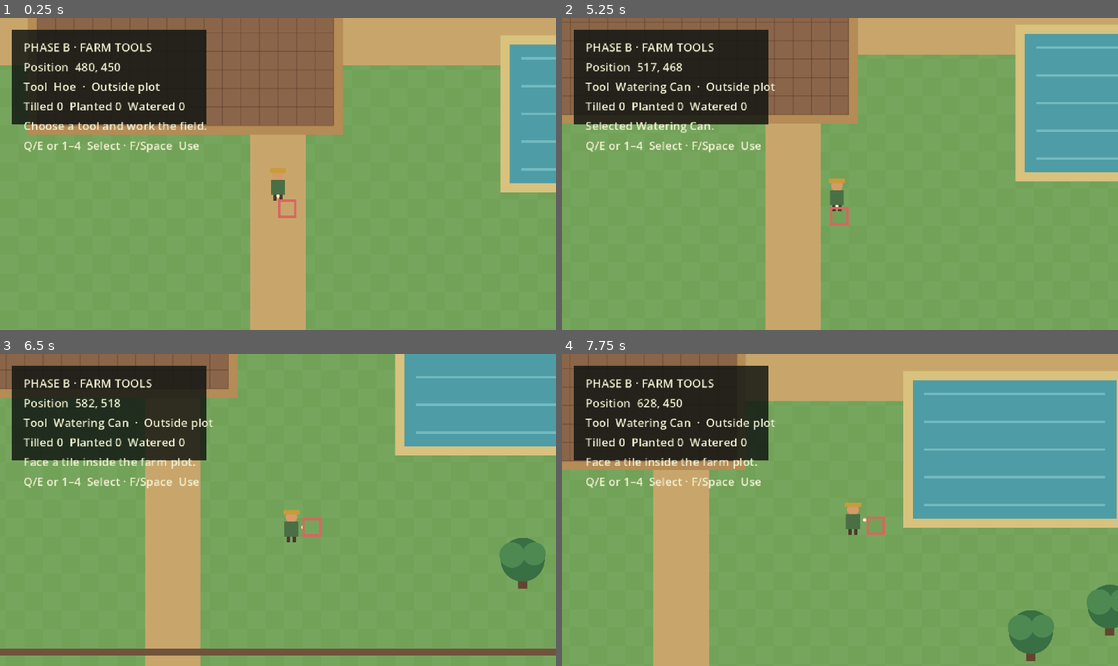
Above: before the commit, frames 1-4 (two rows, left to right).
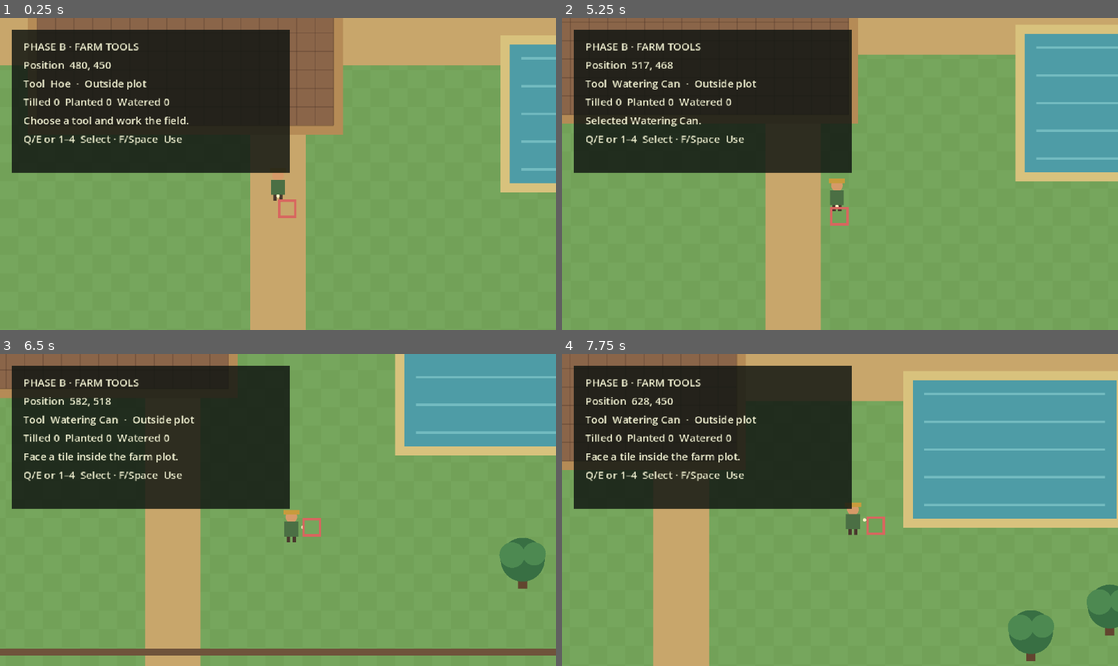
Above: after the commit, the same moments.

Repository: Slydum/Iraya-
Game: Godot game, scene res://scenes/main.tscn
The game is run twice, just before and just after one commit, with the same random seed, the same clock (stepped at 60 frames per second) and the same inputs.
Inputs:
- Up to frame 1 (0.25 s): no input
- Up to frame 2 (5.25 s): tap Enter at 0.5 s; hold Right (ui_right) 0.53-1.28 s; hold Shift 0.53-1.28 s; tap Space at 0.77, 1.52, 3.02, 3.77, 4.52 s; hold Down (ui_down) 1.28-2.03 s; tap Q at 1.35 s; hold Right (ui_right) 2.03-2.78 s; tap E at 2.1 s; hold Up (ui_up) 2.78-3.53 s; tap 1 at 2.85 s; hold Left (ui_left) 3.53-5.03 s; tap 2 at 3.6 s; tap 3 at 4.35 s; hold Down (ui_down) from 5.03 s (still down); tap 4 at 5.1 s
- Up to frame 3 (6.5 s): release Down (ui_down) at 5.78 s; hold Right (ui_right) from 5.78 s (still down); tap F at 5.85 s; tap Space at 6.02 s
- Up to frame 4 (7.75 s): release Right (ui_right) at 6.53 s; hold Up (ui_up) 6.53-7.28 s; tap Enter at 6.6 s; tap Space at 6.77, 7.52 s; hold Right (ui_right) from 7.28 s (still down); tap Keypad Enter at 7.35 s

The runs differ from the first frame. In frame 1, 14% of the frame differs, in the area x 2-53%, y 3-50%; in frame 2, 15%; in frame 3, 15%; in frame 4, 15%.

Commit message:
Expand Phase B status panel

Diff:
--- a/scenes/ui/debug_hud.tscn
+++ b/scenes/ui/debug_hud.tscn
@@ -8,8 +8,8 @@
 [node name="Panel" type="ColorRect" parent="."]
 offset_left = 10.0
 offset_top = 10.0
-offset_right = 178.0
-offset_bottom = 92.0
+offset_right = 250.0
+offset_bottom = 134.0
 color = Color(0.066, 0.086, 0.07, 0.84)
 mouse_filter = 2
 
@@ -17,8 +17,8 @@
 unique_name_in_owner = true
 offset_left = 10.0
 offset_top = 8.0
-offset_right = 160.0
-offset_bottom = 76.0
+offset_right = 230.0
+offset_bottom = 116.0
 theme_override_colors/font_color = Color(0.94, 0.94, 0.82, 1)
-theme_override_font_sizes/font_size = 10
-text = "PHASE A · BROWSER SANDBOX\nKeyboard / Touch  Move\nShift / RUN  Sprint"
+theme_override_font_sizes/font_size = 9
+text = "PHASE B · FARM TOOLS\nTool  Hoe\nQ/E or 1–4  Select\nF/Space  Use"
